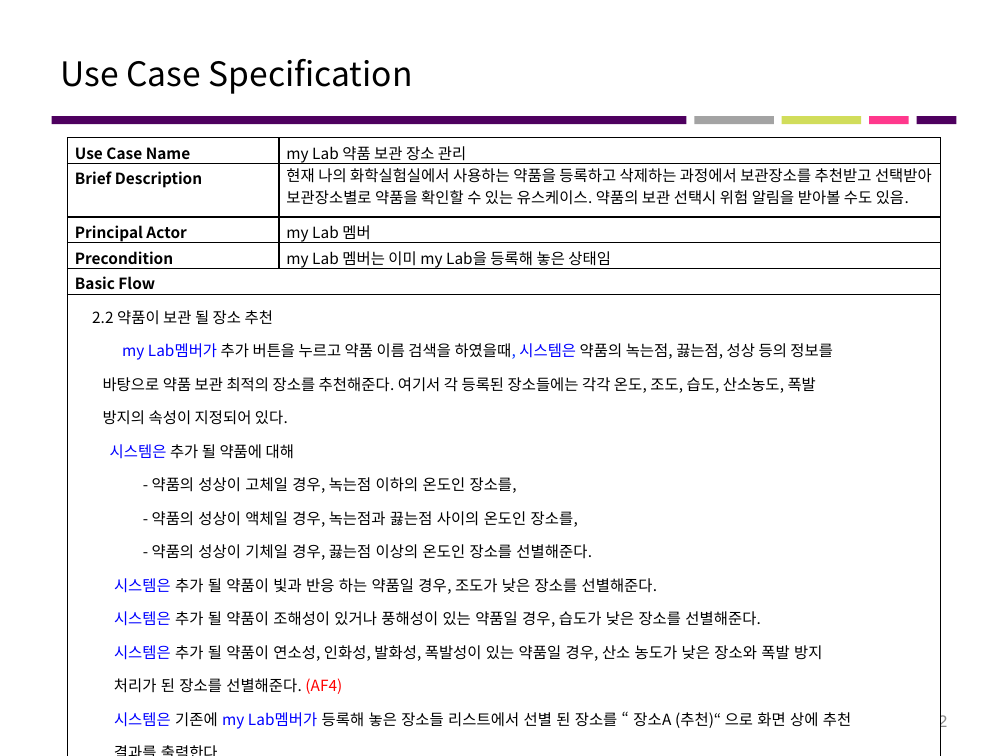
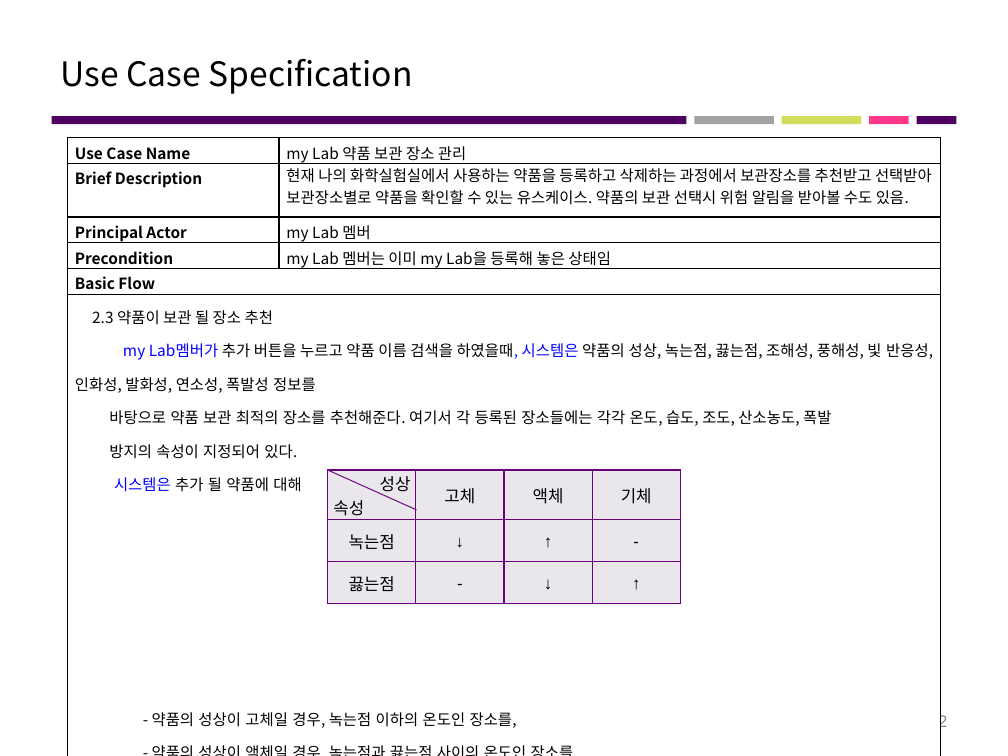
Before and after one commit to jisukim97/ChemicalManagementApplication, a slide deck: slide 2 of Document/4_수정중/Software Requirements Specification (1번).pptx. Drawn at 1008x756 pixels with LibreOffice and Linux fonts; fonts in the diff are those of the drawing. Boxes give left, top, right and bottom in pixels: in the first picture for what was removed or moved away, otherwise in the second. Text is boxed around its words. In the diff, an @@ line names an element or a change of style, - is before the commit and + after.

```diff
--- a/Document/4_수정중/Software Requirements Specification (1번).pptx
+++ b/Document/4_수정중/Software Requirements Specification (1번).pptx
@@ table at (68,138,940,756) @@
-row 6, column 1: 2.2 약품이 보관 될 장소 추천 / my Lab멤버가 추가 버튼을 누르고 약품 이름 검색을 하였을때, 시스템은 약품의 녹는점, 끓는점, 성상 등의 정보를 / 바탕으로 약품 보관 최적의 장소를 추천해준다. 여기서 각 등록된 장소들에는 각각 온도, 조도, 습도, 산소농도, 폭발 / 방지의 속성이 지정되어 있다. / 시스템은 추가 될 약품에 대해 / - 약품의 성상이 고체일 경우, 녹는점 이하의 온도인 장소를, / - 약품의 성상이 액체일 경우, 녹는점과 끓는점 사이의 온도인 장소를, / - 약품의 성상이 기체일 경우, 끓는점 이상의 온도인 장소를 선별해준다. / 시스템은 추가 될 약품이 빛과 반응 하는 약품일 경우, 조도가 낮은 장소를 선별해준다. / 시스템은 추가 될 약품이 조해성이 있거나 풍해성이 있는 약품일 경우, 습도가 낮은 장소를 선별해준다. / 시스템은 추가 될 약품이 연소성, 인화성, 발화성, 폭발성이 있는 약품일 경우, 산소 농도가 낮은 장소와 폭발 방지 / 처리가 된 장소를 선별해준다. (AF4) / 시스템은 기존에 my Lab멤버가 등록해 놓은 장소들 리스트에서 선별 된 장소를 “ 장소A (추천)“ 으로 화면 상에 추천 / 결과를 출력한다.
+row 6, column 1: 2.3 약품이 보관 될 장소 추천 / my Lab멤버가 추가 버튼을 누르고 약품 이름 검색을 하였을때, 시스템은 약품의 성상, 녹는점, 끓는점, 조해성, 풍해성, 빛 반응성, 인화성, 발화성, 연소성, 폭발성 정보를 / 바탕으로 약품 보관 최적의 장소를 추천해준다. 여기서 각 등록된 장소들에는 각각 온도, 습도, 조도, 산소농도, 폭발 / 방지의 속성이 지정되어 있다. / 시스템은 추가 될 약품에 대해 / - 약품의 성상이 고체일 경우, 녹는점 이하의 온도인 장소를, / - 약품의 성상이 액체일 경우, 녹는점과 끓는점 사이의 온도인 장소를, / - 약품의 성상이 기체일 경우, 끓는점 이상의 온도인 장소를 선별해준다. / 시스템은 추가 될 약품이 빛과 반응 하는 약품일 경우, 조도가 낮은 장소를 선별해준다. / 시스템은 추가 될 약품이 조해성이 있거나 풍해성이 있는 약품일 경우, 습도가 낮은 장소를 선별해준다. / 시스템은 추가 될 약품이 연소성, 인화성, 발화성, 폭발성이 있는 약품일 경우, 산소 농도가 낮은 장소와 폭발 방지 / 처리가 된 장소를 선별해준다. (AF4) / 시스템은 기존에 my Lab멤버가 등록해 놓은 장소들 리스트에서 선별 된 장소를 “ 장소A (추천)“ 으로 화면 상에 추천 / 결과를 출력한다.
@@ table added at (328,470,682,596), 3 rows, 4 columns @@
+성상 / 속성 | 고체 | 액체 | 기체
+녹는점 | ↓ | ↑ | -
+끓는점 | - | ↓ | ↑
@@ line added from (328, 470) to (416, 510), #6F1185 0.75 pt @@
```
Also in this commit, not shown: 5 other slides changed, 2 slides removed, 2 other files.
